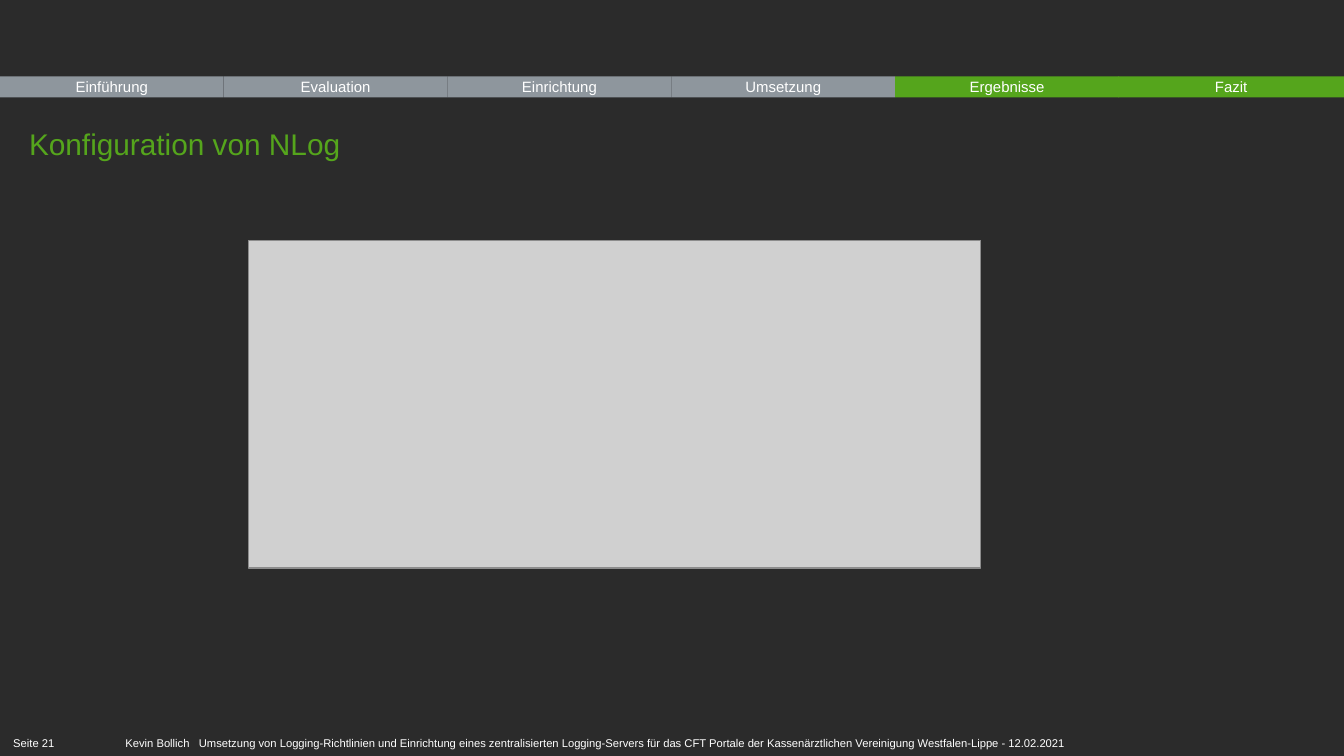
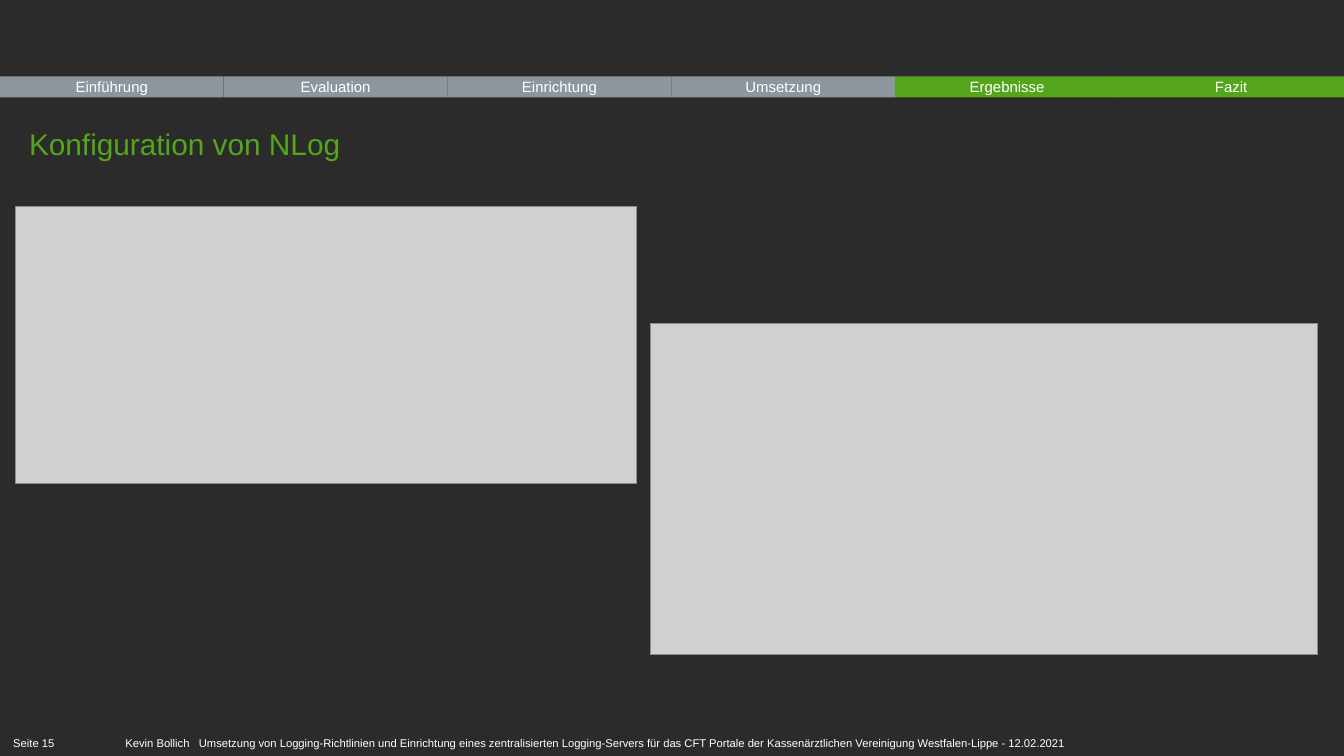
Before and after one commit to kevin-bollich97/Bachelorarbeit, a slide deck: slide 15 of praesentation/Bachelorarbeit-Bollich.pptx (slide 21 before the commit). Drawn at 1344x756 pixels with LibreOffice and Linux fonts; fonts in the diff are those of the drawing; grey boxes stand for pictures; background and template pictures are left out; a plain dark background stands for a picture behind light text. Boxes give left, top, right and bottom in pixels: in the first picture for what was removed or moved away, otherwise in the second. Text is boxed around its words. In the diff, an @@ line names an element or a change of style, - is before the commit and + after.

```diff
--- a/praesentation/Bachelorarbeit-Bollich.pptx
+++ b/praesentation/Bachelorarbeit-Bollich.pptx
@@ picture resized from (x1=249, y1=241, x2=981, y2=569) to (x1=16, y1=206, x2=637, y2=484) @@
@@ picture added at (x1=650, y1=324, x2=1317, y2=655) @@
@@ page number at (x1=13, y1=739, x2=54, y2=747): text changed @@
-Seite 21
+Seite 15
```
Also in this commit, not shown: 11 other slides changed, 8 slides removed.
